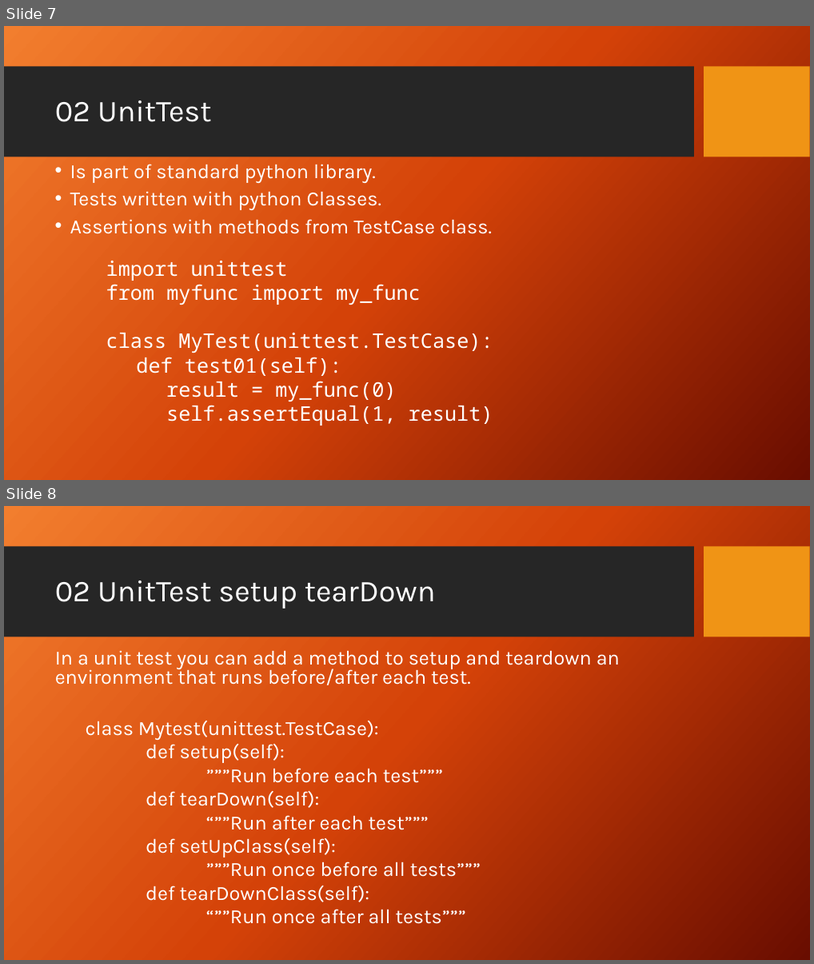
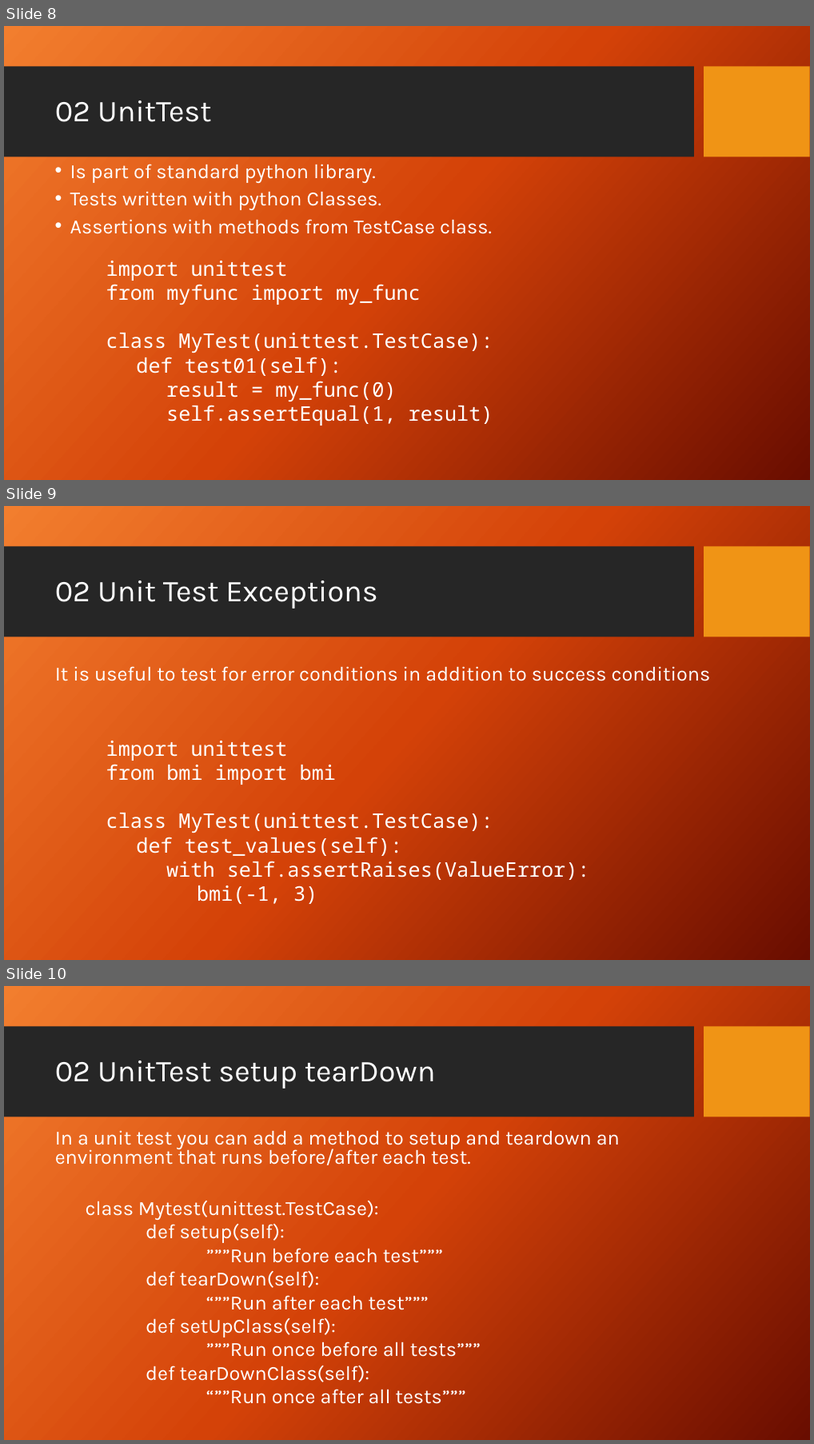
Before and after one commit to PrincetonUniversity/software_testing, a slide deck: UnitTestingSlides.pptx. Shown one above the other, each under a label of ours: slides 7 and 8 before the commit, slides 8, 9 and 10 after it. The pictures are 814x964 and 814x1444 pixels, drawn with LibreOffice and Linux fonts; fonts in the diff are those of the drawing; background and template pictures are left out. Boxes give left, top, right and bottom in pixels: in the first picture for what was removed or moved away, otherwise in the second. Text is boxed around its words. In the diff, an @@ line names an element or a change of style, - is before the commit and + after.

```diff
--- a/UnitTestingSlides.pptx
+++ b/UnitTestingSlides.pptx
@@ slide 9 added at (4,506,810,960), background picture (left out); not listed: 2 template elements that a slide beside it also shows @@
@@ title added at (55,580,378,608), 36 pt, text #FFFFFF @@
+02 Unit Test Exceptions
@@ text added at (55,666,711,681), 24 pt, text #FFFFFF @@
+It is useful to test for error conditions in addition to success conditions
@@ text added at (106,740,590,904), 24 pt, text #FFFFFF @@
+import unittest
+from bmi import bmi
+class MyTest(unittest.TestCase):
+def test_values(self):
+with self.assertRaises(ValueError):
+bmi(-1, 3)
@@ what was slide 7 is now slide 8 @@
@@ what was slide 8 is now slide 10 @@
```
Also in this commit, not shown: 3 slides changed, 2 other slides added, 11 other files.
